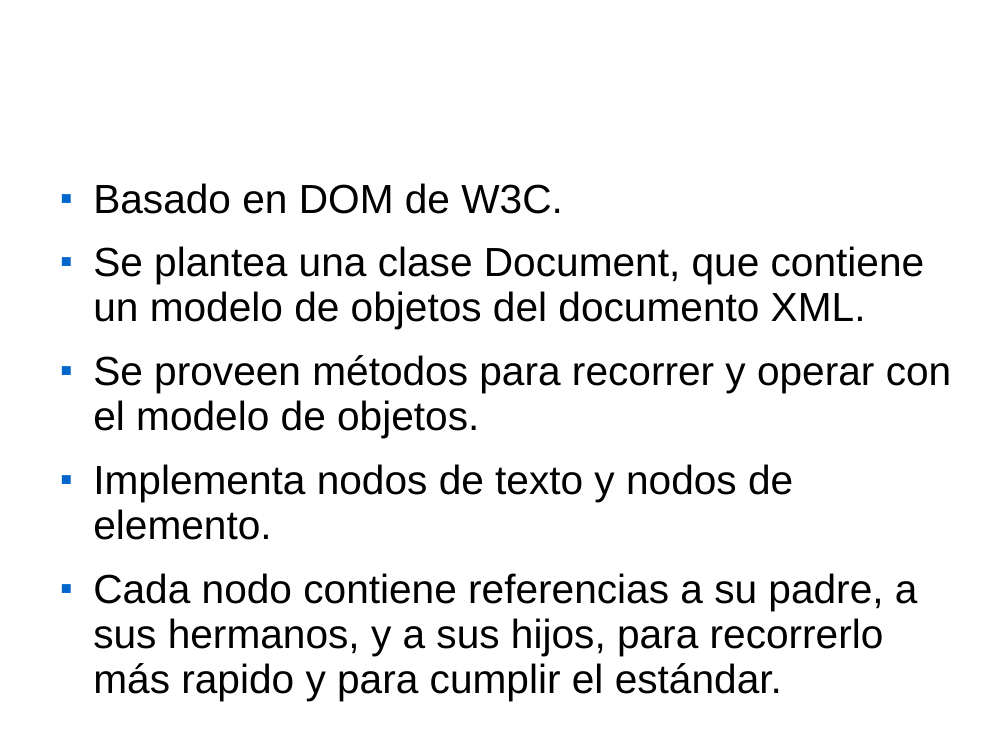
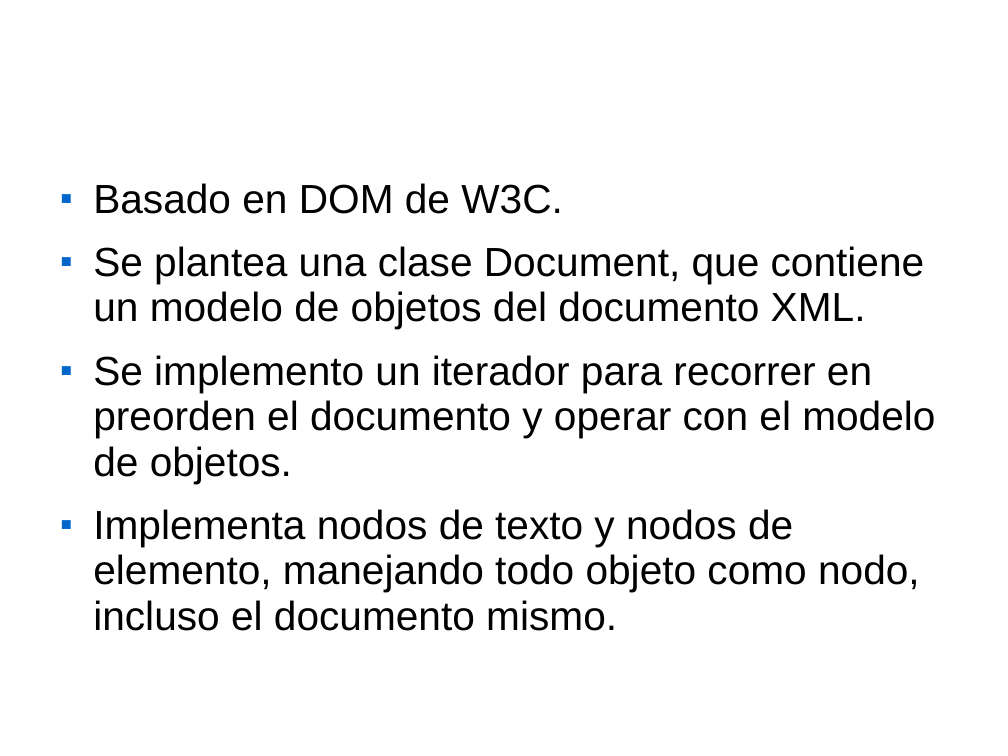
Before and after one commit to mateobengualid/parsermente, a slide deck: slide 6 of Parsers/documents/Parser Presentation.ppt. Drawn at 1008x756 pixels with LibreOffice and Linux fonts; fonts in the diff are those of the drawing; background and template pictures are left out. Boxes give left, top, right and bottom in pixels: in the first picture for what was removed or moved away, otherwise in the second. Text is boxed around its words. In the diff, an @@ line names an element or a change of style, - is before the commit and + after.

Commit message:
Cambios en interfaz, implementación de excepciones en el dom.

```diff
--- a/Parsers/documents/Parser Presentation.ppt
+++ b/Parsers/documents/Parser Presentation.ppt
@@ text at [93,355,935,631]: text changed @@
-■ Se proveen métodos para recorrer y operar con el modelo de objetos.
-■ Implementa nodos de texto y nodos de elemento.
-■ Cada nodo contiene referencias a su padre, a sus hermanos, y a sus hijos, para recorrerlo más rapido y para cumplir el estándar.
+■ Se implemento un iterador para recorrer en preorden el documento y operar con el modelo de objetos.
+■ Implementa nodos de texto y nodos de elemento, manejando todo objeto como nodo, incluso el documento mismo.
```
Also in this commit, not shown: 7 other slides changed, 1 slide added, 3 other files.
